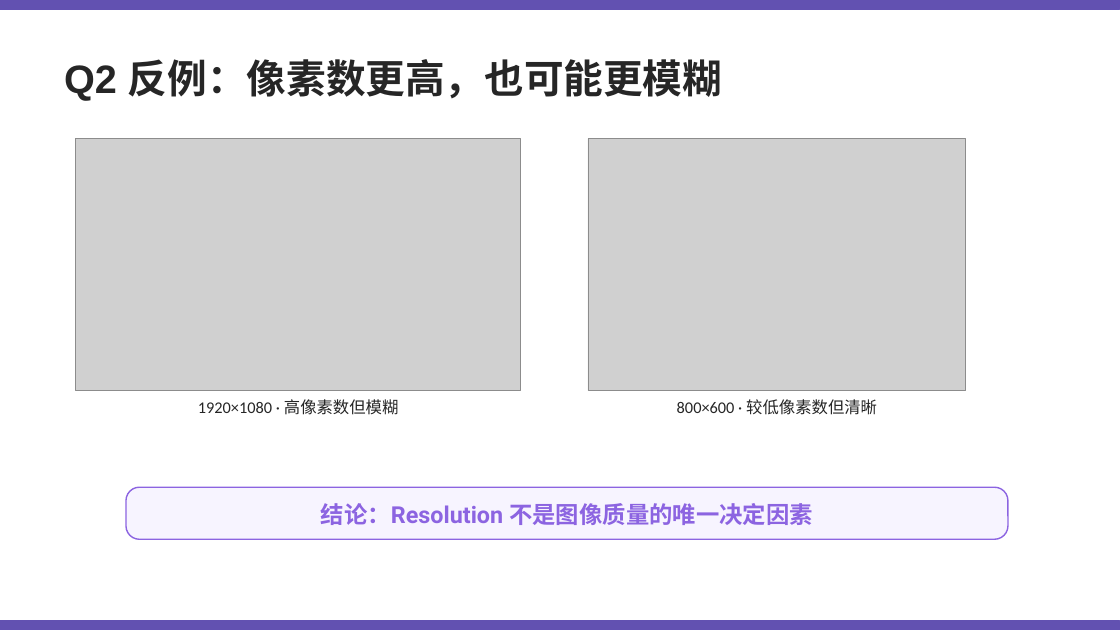
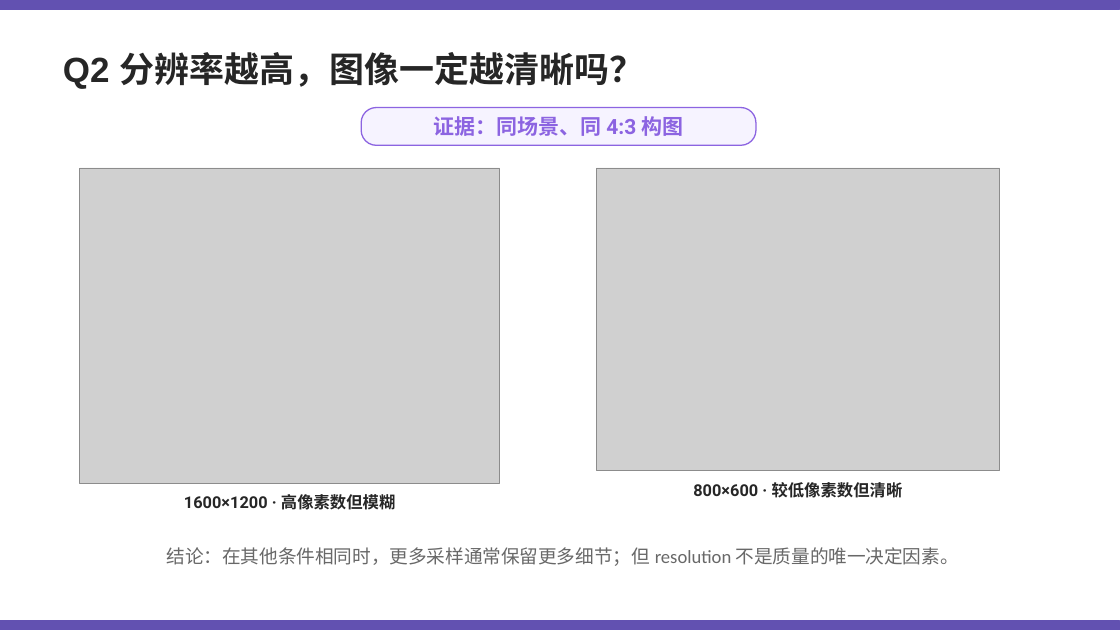
Before and after one commit to Kunonepeng/shtick, a slide deck: slide 7 of 1-2-encoding/1-2-3-image-encoding/image-encoding-v1.pptx. Drawn at 1120x630 pixels with LibreOffice and Linux fonts; fonts in the diff are those of the drawing; grey boxes stand for pictures. Boxes give left, top, right and bottom in pixels: in the first picture for what was removed or moved away, otherwise in the second. Text is boxed around its words. In the diff, an @@ line names an element or a change of style, - is before the commit and + after.

```diff
--- a/1-2-encoding/1-2-3-image-encoding/image-encoding-v1.pptx
+++ b/1-2-encoding/1-2-3-image-encoding/image-encoding-v1.pptx
@@ text at box(63, 52, 644, 89): text changed; size 34 to 30 pt @@
-Q2 反例：像素数更高，也可能更模糊
+Q2 分辨率越高，图像一定越清晰吗？
@@ rounded rectangle added at box(361, 108, 756, 145), fill #F6F3FF, outline #8C64E1 1.1 pt @@
@@ text added at box(434, 116, 684, 136), 18 pt, text #8C64E1, bold @@
+证据：同场景、同 4:3 构图
@@ picture: place and size @@
-picture at box(76, 139, 521, 391)
+picture at box(80, 168, 500, 483)
@@ picture: place and size @@
-picture at box(588, 139, 966, 391)
+picture at box(597, 168, 1000, 471)
@@ text "800×600 · 较低像素数但清晰": place and size @@
-text "800×600 · 较低像素数但清晰" at box(677, 399, 877, 415)
+text "800×600 · 较低像素数但清晰" at box(693, 482, 903, 498)
@@ text "800×600 · 较低像素数但清晰" at box(693, 482, 903, 498): font Calibri to Roboto, bold on @@
@@ rounded rectangle removed at box(126, 487, 1008, 539) @@
@@ text at box(184, 494, 395, 510): text changed; font Calibri to Roboto; bold on @@
-1920×1080 · 高像素数但模糊
+1600×1200 · 高像素数但模糊
@@ text at box(166, 547, 959, 566): text changed; size 20 to 16 pt; font Roboto to Calibri; text colour #8C64E1 to #686868; bold off @@
-结论：Resolution 不是图像质量的唯一决定因素
+结论：在其他条件相同时，更多采样通常保留更多细节；但 resolution 不是质量的唯一决定因素。
```
Also in this commit, not shown: 20 other slides changed, 3 slides added, 3 slides removed, 7 other files.
